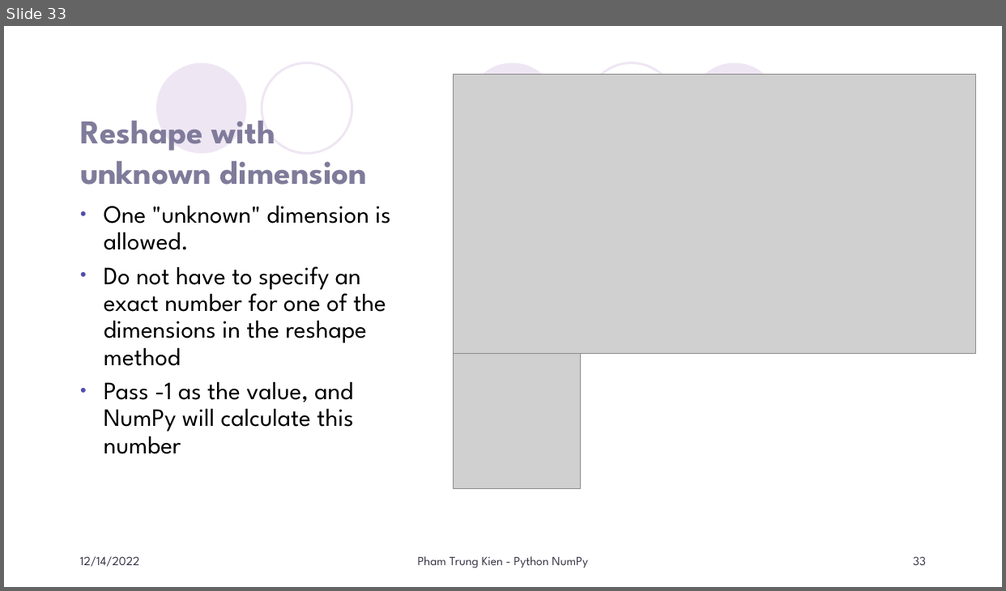
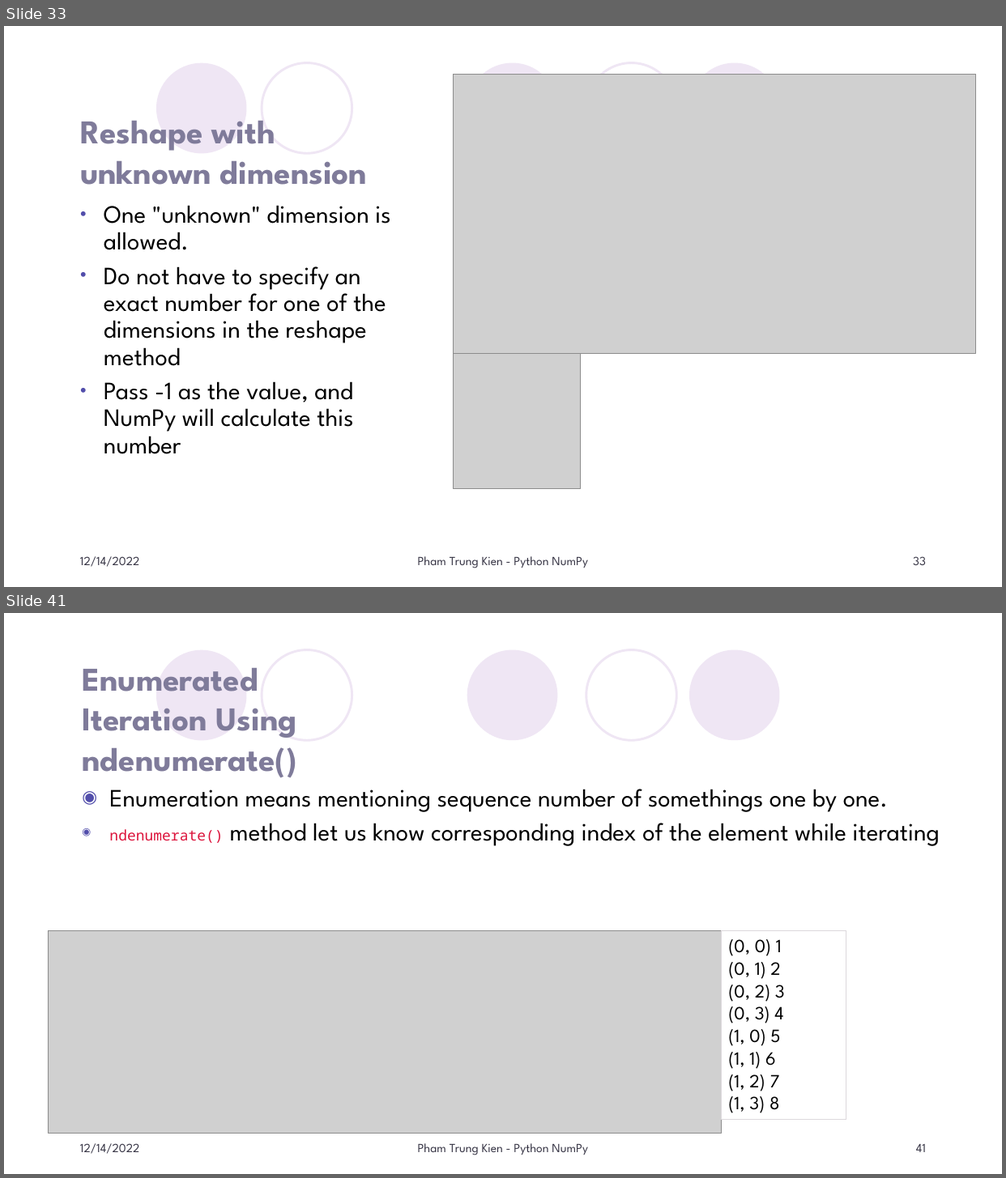
Before and after one commit to KienPham2607/MyLittlePy, a slide deck: PyThon/GetStarted/Numpy/Doc/Python NumPy.pptx. Shown one above the other, each under a label of ours: slide 33 before the commit, slides 33 and 41 after it; the slides between them are not shown. The pictures are 1006x591 and 1006x1178 pixels, drawn with LibreOffice and Linux fonts; fonts in the diff are those of the drawing; grey boxes stand for pictures; background and template pictures are left out. Boxes give left, top, right and bottom in pixels: in the first picture for what was removed or moved away, otherwise in the second. Text is boxed around its words. In the diff, an @@ line names an element or a change of style, - is before the commit and + after.

```diff
--- a/PyThon/GetStarted/Numpy/Doc/Python NumPy.pptx
+++ b/PyThon/GetStarted/Numpy/Doc/Python NumPy.pptx
@@ slide 41 added at [4, 613, 1002, 1174], background #FFFFFF; not listed: 5 template elements that a slide beside it also shows @@
@@ title added at [82, 668, 297, 778], 32 pt, text #7F7B9A, bold @@
+Enumerated Iteration Using ndenumerate()
@@ text added at [109, 789, 940, 846], 24 pt, text #000000 @@
+◉ Enumeration means mentioning sequence number of somethings one by one.
+◉ ndenumerate() method let us know corresponding index of the element while iterating
@@ picture added at [49, 931, 722, 1133] @@
@@ rectangle added at [721, 931, 846, 1119], outline #DCD8DC 0.75 pt, 18 pt, text #000000 @@
+(0, 0) 1
+(0, 1) 2
+(0, 2) 3
+(0, 3) 4
+(1, 0) 5
+(1, 1) 6
+(1, 2) 7
+(1, 3) 8
@@ text added at [80, 1144, 140, 1154], 12 pt, text #373545 @@
+12/14/2022
@@ text added at [418, 1144, 588, 1156], 12 pt, text #373545 @@
+Pham Trung Kien - Python NumPy
@@ page number added at [916, 1144, 926, 1152], 12 pt, text #373545 @@
+41
```
Also in this commit, not shown: 1 slide changed, 17 other slides added, 51 other files.
